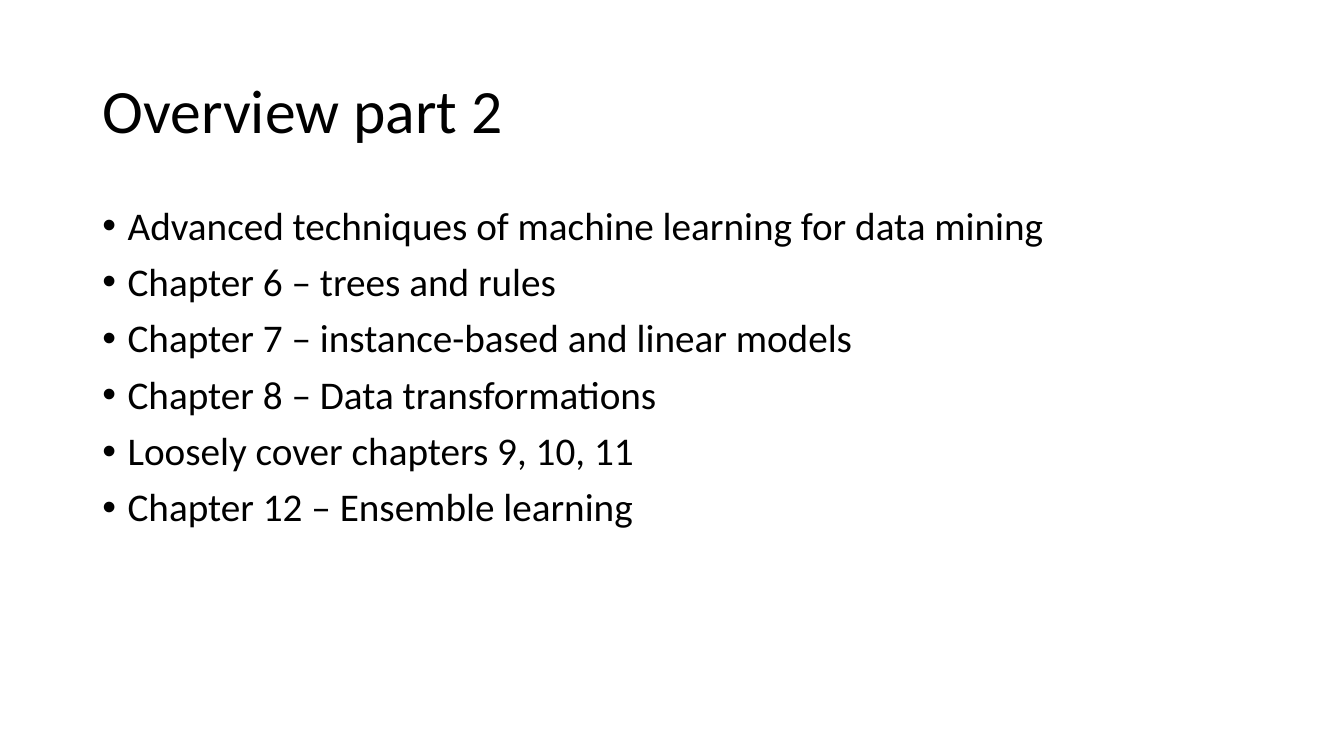
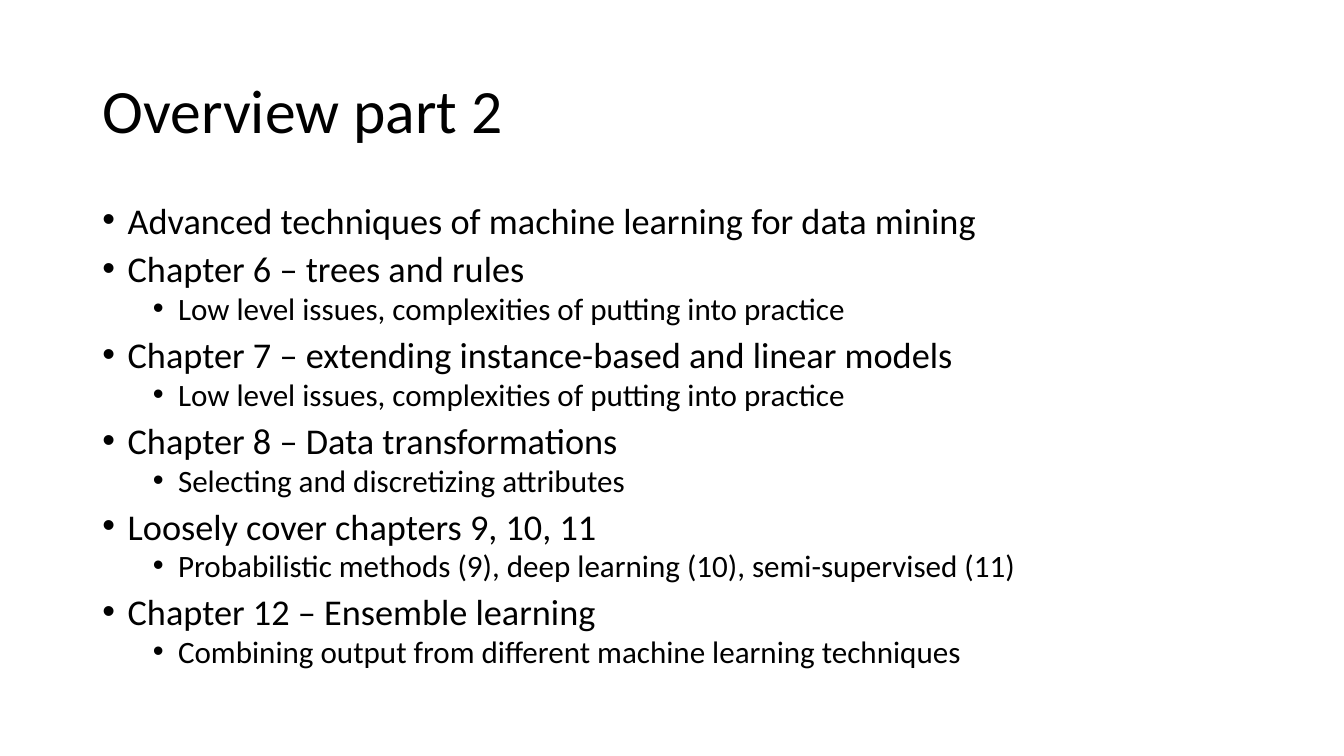
Before and after one commit to russellu/cs405, a slide deck: slide 7 of Lecture_01.pptx. Drawn at 1344x756 pixels with LibreOffice and Linux fonts; fonts in the diff are those of the drawing. Boxes give left, top, right and bottom in pixels: in the first picture for what was removed or moved away, otherwise in the second. Text is boxed around its words. In the diff, an @@ line names an element or a change of style, - is before the commit and + after.

```diff
--- a/Lecture_01.pptx
+++ b/Lecture_01.pptx
@@ text at (x1=128, y1=208, x2=976, y2=632): size 28 to 25.9 pt in "Advanced techniques of machine learning for data ...", "Chapter 6 – trees and rules", "Chapter 8 – Data transformations", "Loosely cover chapters 9, 10, 11" and 1 more places; line spacing 0.9 to 0.8 @@
@@ text at (x1=128, y1=298, x2=953, y2=412): text changed; size 28 to 22.2 pt @@
-• Chapter 7 – instance-based and linear models
+  • Low level issues, complexities of putting into practice
+• Chapter 7 – extending instance-based and linear models
+  • Low level issues, complexities of putting into practice
@@ text at (x1=178, y1=470, x2=624, y2=498): paragraph added @@
+  • Selecting and discretizing attributes
@@ text at (x1=178, y1=554, x2=1014, y2=583): paragraph added @@
+  • Probabilistic methods (9), deep learning (10), semi-supervised (11)
@@ text at (x1=178, y1=641, x2=961, y2=669): paragraph added @@
+  • Combining output from different machine learning techniques
```
Also in this commit, not shown: 5 other slides changed.
